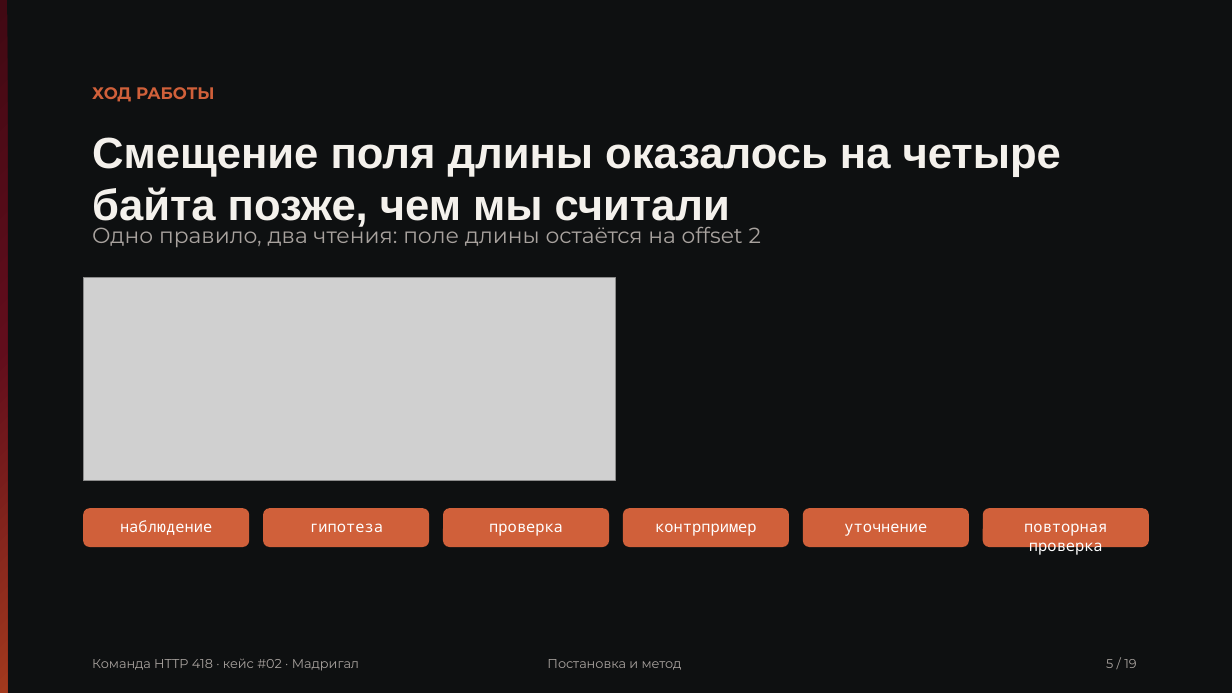
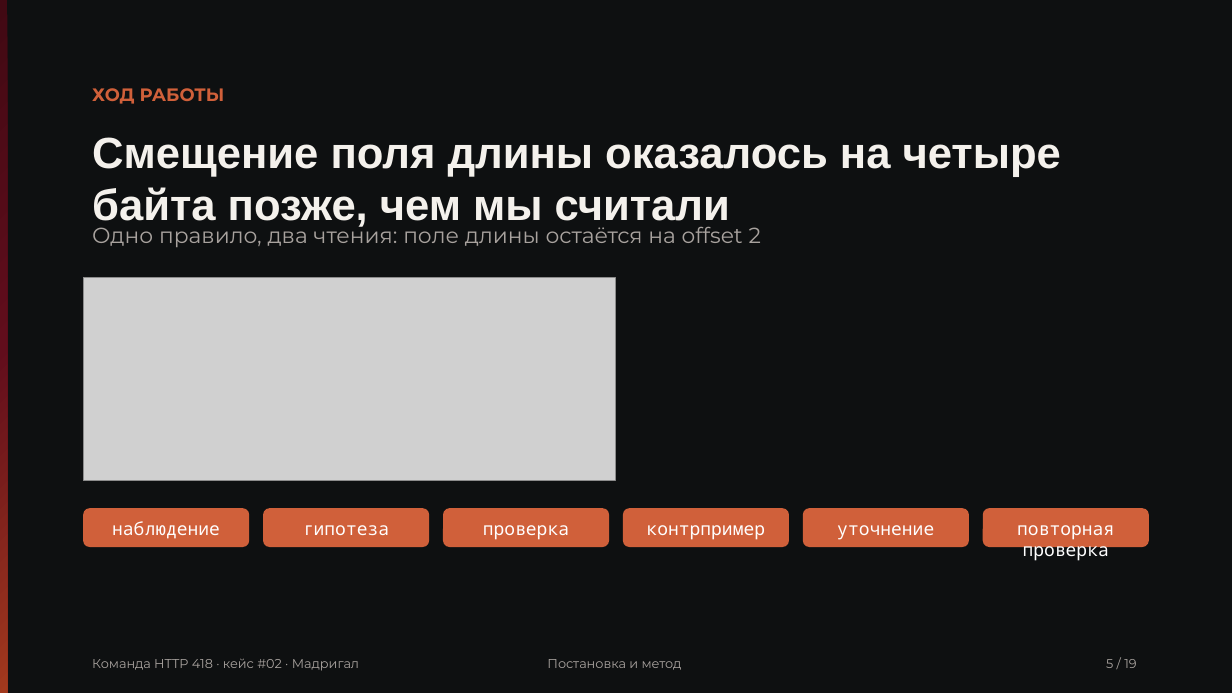
Before and after one commit to Pavel1778/madrigal-protocol-lab, a slide deck: slide 5 of presentation/slides.pptx. Drawn at 1232x693 pixels with LibreOffice and Linux fonts; fonts in the diff are those of the drawing; grey boxes stand for pictures. Boxes give left, top, right and bottom in pixels: in the first picture for what was removed or moved away, otherwise in the second. Text is boxed around its words. In the diff, an @@ line names an element or a change of style, - is before the commit and + after.

```diff
--- a/presentation/slides.pptx
+++ b/presentation/slides.pptx
@@ text "ХОД РАБОТЫ" at (x1=92, y1=88, x2=225, y2=104): size 13 to 14 pt @@
@@ size 12 to 14 pt in 6 elements at (x1=112, y1=521, x2=220, y2=539), (x1=303, y1=525, x2=389, y2=535), (x1=483, y1=525, x2=569, y2=540), (x1=646, y1=525, x2=765, y2=540), (x1=837, y1=525, x2=934, y2=540), (x1=1017, y1=525, x2=1114, y2=562) @@
```
Also in this commit, not shown: 9 other slides changed, 11 other files.
